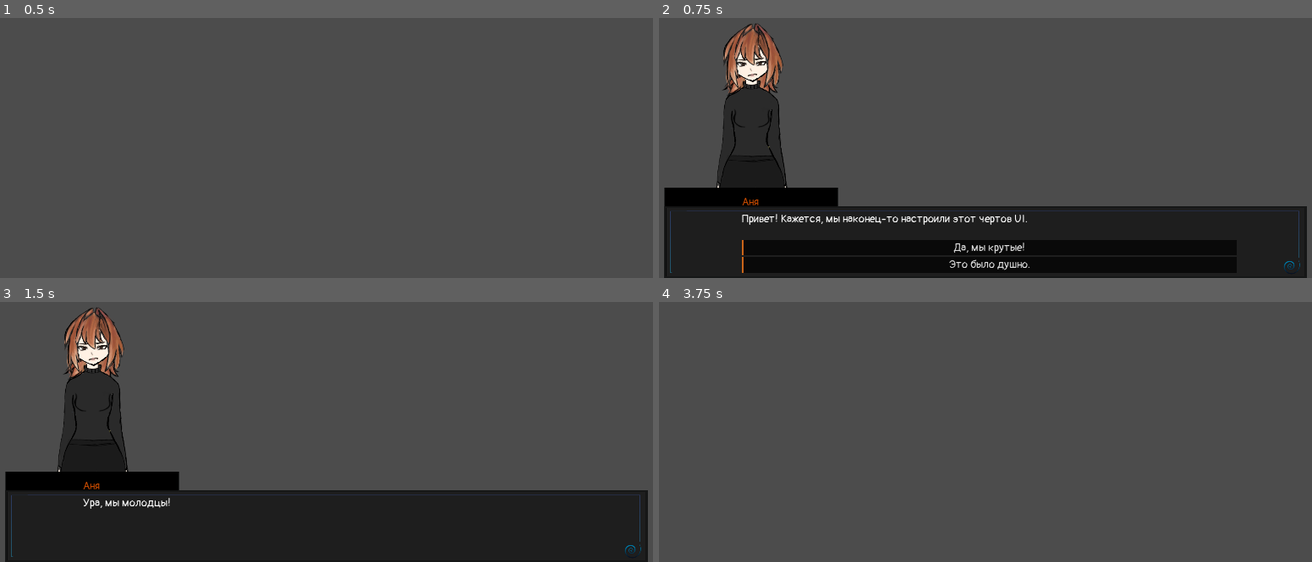
Above: before the commit, frames 1-4 (two rows, left to right).
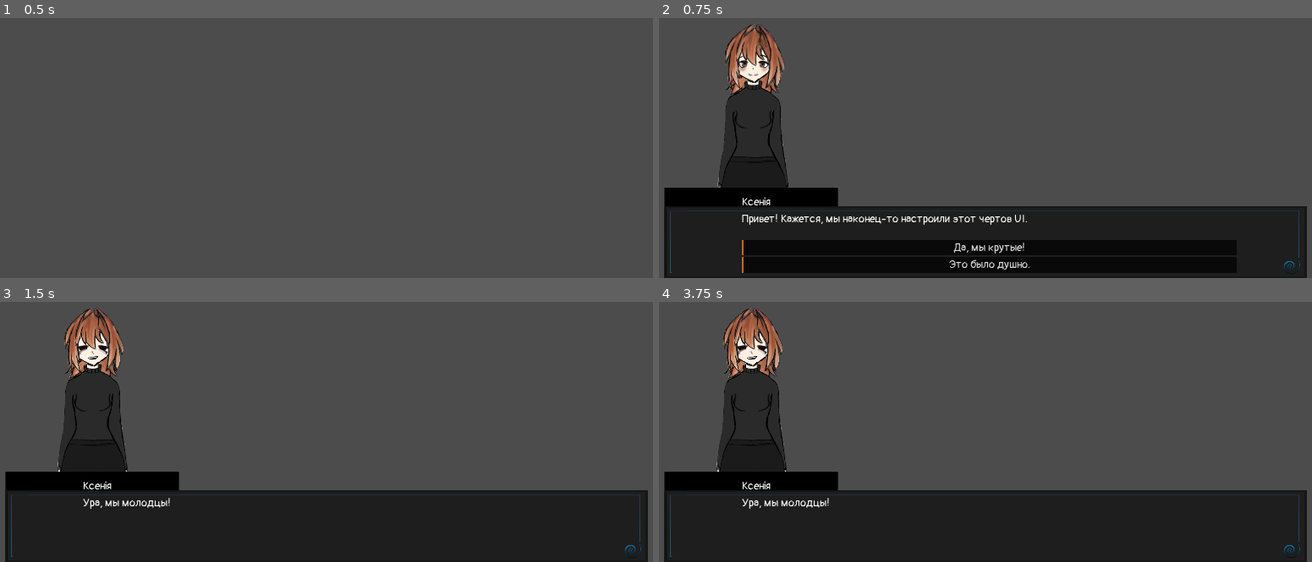
Above: after the commit, the same moments.

Repository: DrBopoH/Ihrovary-JAM-2026__GetThroughToYou__
Game: Godot game, scene res://source/bootstrap/main.tscn
Same seed, same stepped clock (60 frames per second), same inputs: the game is played once before the commit and once after it.
Inputs (mouse positions are in pixels of both pictures, inside the frame that each line leads up to):
- Up to frame 1 (0.5 s): no input
- Up to frame 2 (0.75 s): tap Enter (ui_accept) at 0.5 s; move the mouse to (1135, 70) at 0.52 s; click (1135, 70) at 0.67 s
- Up to frame 3 (1.5 s): tap Enter (ui_accept) at 0.77 s; click "Да, мы крутые!" at 1.25 s
- Up to frame 4 (3.75 s): tap Enter (ui_accept) at 2, 2.27 s; move the mouse to (848, 390) at 2.02 s; click (848, 390) at 2.17 s; click (992, 549) at 2.75 s, where only the run before the commit has a clickable "Это было душно."; click (992, 530) at 3.5 s, where only the run after the commit has a clickable "Да, мы крутые!"

Frame 1 is identical in both runs. In frame 2, 1.8% of the frame differs, in the area x 8-20%, y 1-73%; in frame 3, 0.8%; in frame 4, 34%, in the area x 0-100%, y 2-100%.

Commit message:
add ksenia character

Diff:
--- a/project/assets/resources/characters/anya.tres
+++ b/project/assets/resources/characters/anya.tres
@@ -1,7 +1,7 @@
 [gd_resource type="Resource" load_steps=3 format=2]
 
 [ext_resource path="res://source/blueprints/CharacterData.gd" type="Script" id=1]
-[ext_resource path="res://assets/textures/1emotion.png" type="Texture" id=2]
+[ext_resource path="res://assets/textures/ksenia_disgust.png" type="Texture" id=2]
 
 [resource]
 script = ExtResource( 1 )
--- /dev/null
+++ b/project/assets/resources/characters/ksenia.tres
@@ -0,0 +1,20 @@
+[gd_resource type="Resource" load_steps=8 format=2]
+
+[ext_resource path="res://source/blueprints/CharacterData.gd" type="Script" id=1]
+[ext_resource path="res://assets/textures/ksenia_sad.png" type="Texture" id=2]
+[ext_resource path="res://assets/textures/ksenia_fright.png" type="Texture" id=3]
+[ext_resource path="res://assets/textures/ksenia_angry.png" type="Texture" id=4]
+[ext_resource path="res://assets/textures/ksenia_jou.png" type="Texture" id=5]
+[ext_resource path="res://assets/textures/ksenia_disgust.png" type="Texture" id=6]
+[ext_resource path="res://assets/textures/ksenia_acceptance.png" type="Texture" id=7]
+
+[resource]
+script = ExtResource( 1 )
+character_name = "Ксенія"
+name_color = Color( 1, 1, 1, 1 )
+joy_portrait = ExtResource( 5 )
+anger_portrait = ExtResource( 4 )
+sad_portrait = ExtResource( 2 )
+fright_portrait = ExtResource( 3 )
+disgust_portrait = ExtResource( 6 )
+acceptance_portrait = ExtResource( 7 )
--- a/project/assets/resources/dialog/scenarios/00_anna_dialog.tres
+++ b/project/assets/resources/dialog/scenarios/00_anna_dialog.tres
@@ -1,12 +1,13 @@
 [gd_resource type="Resource" load_steps=4 format=2]
 
-[ext_resource path="res://blueprints/DialogueStep.gd" type="Script" id=1]
-[ext_resource path="res://assets/characters/anya.tres" type="Resource" id=2]
-[ext_resource path="res://assets/dialog/scenarios/01_anya_hello.tres" type="Resource" id=3]
+[ext_resource path="res://source/blueprints/DialogueStep.gd" type="Script" id=1]
+[ext_resource path="res://assets/resources/characters/ksenia.tres" type="Resource" id=2]
+[ext_resource path="res://assets/resources/dialog/scenarios/01_anya_hello.tres" type="Resource" id=3]
 
 [resource]
 script = ExtResource( 1 )
-speaker = ExtResource( 2 )
+character = ExtResource( 2 )
+emotion = 6
 text = "Ебать какой у тебя красивый торс любимый!!А мордочка"
 choices = [  ]
 next_steps = [ ExtResource( 3 ) ]
--- a/project/assets/resources/dialog/scenarios/01_anya_hello.tres
+++ b/project/assets/resources/dialog/scenarios/01_anya_hello.tres
@@ -1,14 +1,14 @@
 [gd_resource type="Resource" load_steps=5 format=2]
 
 [ext_resource path="res://source/blueprints/DialogueStep.gd" type="Script" id=1]
-[ext_resource path="res://assets/resources/characters/anya.tres" type="Resource" id=2]
+[ext_resource path="res://assets/resources/characters/ksenia.tres" type="Resource" id=2]
 [ext_resource path="res://assets/resources/dialog/scenarios/02_good_answer.tres" type="Resource" id=3]
 [ext_resource path="res://assets/resources/dialog/scenarios/02_bad_answer.tres" type="Resource" id=4]
 
 [resource]
 script = ExtResource( 1 )
 character = ExtResource( 2 )
-emotion = 0
+emotion = 1
 text = "Привет! Кажется, мы наконец-то настроили этот чертов UI."
 choices = [ "Да, мы крутые!", "Это было душно." ]
 next_steps = [ ExtResource( 3 ), ExtResource( 4 ) ]
--- a/project/assets/resources/dialog/scenarios/02_bad_answer.tres
+++ b/project/assets/resources/dialog/scenarios/02_bad_answer.tres
@@ -1,12 +1,12 @@
 [gd_resource type="Resource" load_steps=3 format=2]
 
 [ext_resource path="res://source/blueprints/DialogueStep.gd" type="Script" id=1]
-[ext_resource path="res://assets/resources/characters/anya.tres" type="Resource" id=2]
+[ext_resource path="res://assets/resources/characters/ksenia.tres" type="Resource" id=2]
 
 [resource]
 script = ExtResource( 1 )
 character = ExtResource( 2 )
-emotion = 0
+emotion = 2
 text = "Эй, не ругайся!"
 choices = [  ]
 next_steps = [  ]
--- a/project/assets/resources/dialog/scenarios/02_good_answer.tres
+++ b/project/assets/resources/dialog/scenarios/02_good_answer.tres
@@ -1,12 +1,12 @@
 [gd_resource type="Resource" load_steps=3 format=2]
 
 [ext_resource path="res://source/blueprints/DialogueStep.gd" type="Script" id=1]
-[ext_resource path="res://assets/resources/characters/anya.tres" type="Resource" id=2]
+[ext_resource path="res://assets/resources/characters/ksenia.tres" type="Resource" id=2]
 
 [resource]
 script = ExtResource( 1 )
 character = ExtResource( 2 )
-emotion = 0
+emotion = 6
 text = "Ура, мы молодцы!"
 choices = [  ]
 next_steps = [  ]
--- a/project/source/blueprints/CharacterData.gd
+++ b/project/source/blueprints/CharacterData.gd
@@ -6,7 +6,7 @@
 	JOY,
 	ANGER,
 	SAD,
-	SURPRISE,
+	FRIGHT,
 	DISGUST,
 	ACCEPTANCE
 }
@@ -18,7 +18,7 @@
 export(Texture) var joy_portrait
 export(Texture) var anger_portrait
 export(Texture) var sad_portrait
-export(Texture) var surprise_portrait
+export(Texture) var fright_portrait
 export(Texture) var disgust_portrait
 export(Texture) var acceptance_portrait
 
@@ -30,8 +30,8 @@
 			return anger_portrait if anger_portrait else default_portrait
 		Emotion.SAD:
 			return sad_portrait if sad_portrait else default_portrait
-		Emotion.SURPRISE:
-			return surprise_portrait if surprise_portrait else default_portrait
+		Emotion.FRIGHT:
+			return fright_portrait if fright_portrait else default_portrait
 		Emotion.DISGUST:
 			return disgust_portrait if disgust_portrait else default_portrait
 		Emotion.ACCEPTANCE:
--- a/project/source/bootstrap/main.tscn
+++ b/project/source/bootstrap/main.tscn
@@ -2,7 +2,7 @@
 
 [ext_resource path="res://source/bootstrap/main.gd" type="Script" id=1]
 [ext_resource path="res://source/UI.tscn" type="PackedScene" id=2]
-[ext_resource path="res://assets/resources/dialog/scenarios/01_anya_hello.tres" type="Resource" id=3]
+[ext_resource path="res://assets/resources/dialog/scenarios/00_anna_dialog.tres" type="Resource" id=3]
 
 [node name="main" type="Node2D"]
 script = ExtResource( 1 )
Binary file added: project/assets/textures/ksenia_acceptance.png
Not shown, added: project/assets/textures/ksenia_acceptance.png.import
Renamed: project/assets/textures/Untitled74_20260811202619.png -> project/assets/textures/ksenia_angry.png
Not shown, changed: project/assets/textures/ksenia_angry.png.import
Renamed: project/assets/textures/1emotion.png -> project/assets/textures/ksenia_disgust.png
Not shown, changed: project/assets/textures/ksenia_disgust.png.import
Renamed: project/assets/textures/Untitled74_20260811202508.png -> project/assets/textures/ksenia_fright.png
Not shown, changed: project/assets/textures/ksenia_fright.png.import
Renamed: project/assets/textures/Untitled74_20260811202049.png -> project/assets/textures/ksenia_jou.png
Not shown, changed: project/assets/textures/ksenia_jou.png.import
Renamed: project/assets/textures/Untitled74_20260811202342.png -> project/assets/textures/ksenia_sad.png
Not shown, changed: project/assets/textures/ksenia_sad.png.import
(and 2 more such lines)
